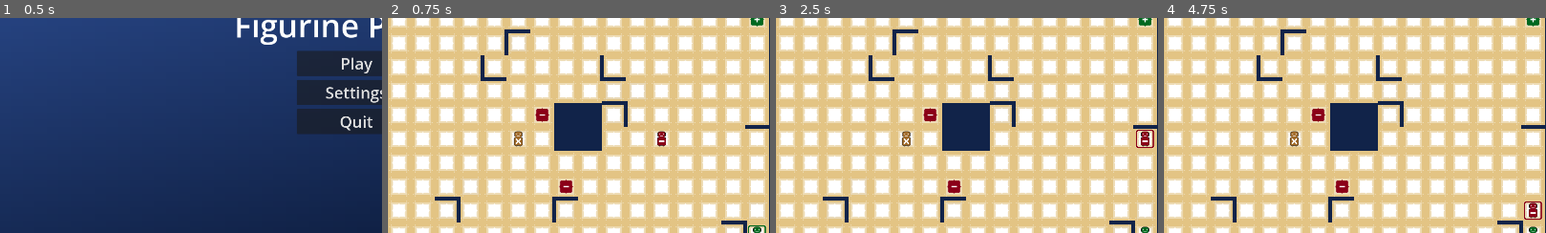
Above: before the commit, frames 1-4 (left to right).
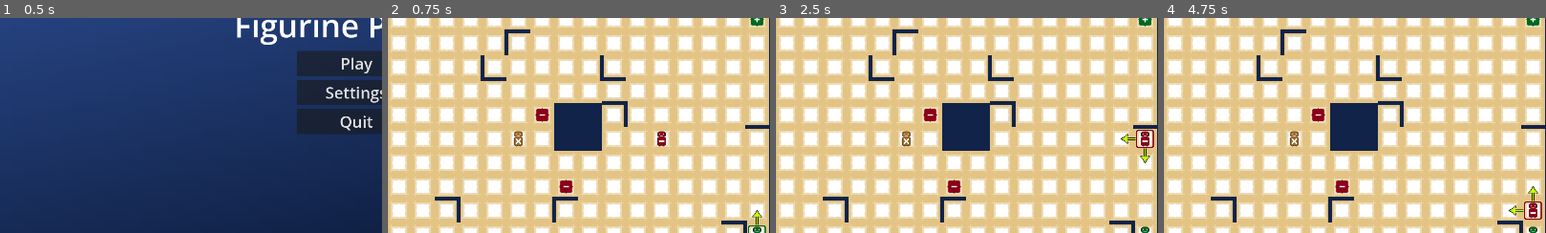
Above: after the commit, the same moments.

Repository: ftschirpke/FigurinePuzzleGame
Game: Godot game, scene res://screens/main_screen.tscn
The game is run twice, just before and just after one commit, with the same random seed, the same clock (stepped at 60 frames per second) and the same inputs.
Inputs (mouse positions are % of the whole screen's width and height, from its top left):
- Up to frame 1 (0.5 s): no input
- Up to frame 2 (0.75 s): click "Play" at 0.5 s
- Up to frame 3 (2.5 s): click (52, 71) at 1.27 s; tap Enter at 2 s; move the mouse to (72, 45) at 2.02 s; hold Right (mvright) from 2.03 s (still down); hold Tab (switch_figurine) from 2.03 s (still down)
- Up to frame 4 (4.75 s): release Right (mvright) at 2.75 s; release Tab (switch_figurine) at 2.75 s; click (49, 53) at 2.77 s; click (52, 57) at 3.52 s; tap Space at 4.25 s; move the mouse to (30, 55) at 4.27 s; hold S (mvdown) from 4.28 s (still down); tap Tab (switch_figurine) at 4.35 s
The pictures show only the part of the screen within x 3-53%, y 25-75%; the shares and areas given below are measured in that part.

Frame 1 is identical in both runs. In frame 2, less than 0.1% of the frame differs, in the area x 95-98%, y 89-97%; in frame 3, 0.2%; in frame 4, 0.2%, in the area x 90-98%, y 78-92%.
Error in both runs: Invalid type in function '_set_screen_resolution' in base 'Node (settings.gd)'. Cannot convert argument 1 from Nil to int. (res://settings.gd:81)

Commit message:
feat: clickable movement arrows

Diff:
--- a/characters/figurine.gd
+++ b/characters/figurine.gd
@@ -1,6 +1,7 @@
 extends Sprite2D
 
 @onready var speed: int = Settings.figurine_speed * 60
+@onready var movement_arrows: Control = $MovementArrows
 
 @export var id: int
 
@@ -10,6 +11,7 @@
 
 signal figurine_selected(figurine_id: int)
 signal figurine_stops_moving(figurine_id: int)
+signal movement_arrow_pressed(direction: Vector2)
 
 func _ready() -> void:
     deselect()
@@ -21,6 +23,7 @@
 func deselect() -> void:
     selected = false
     frame = id
+    movement_arrows.set_visibility()
 
 func move(to: Vector2) -> void:
     moving = true
@@ -39,3 +42,15 @@
 func _on_select_figurine_button_pressed() -> void:
     if not selected:
         emit_signal("figurine_selected", id)
+
+func _on_up_arrow_pressed() -> void:
+    emit_signal("movement_arrow_pressed", Vector2.UP)
+
+func _on_left_arrow_pressed() -> void:
+    emit_signal("movement_arrow_pressed", Vector2.LEFT)
+
+func _on_right_arrow_pressed() -> void:
+    emit_signal("movement_arrow_pressed", Vector2.RIGHT)
+
+func _on_down_arrow_pressed() -> void:
+    emit_signal("movement_arrow_pressed", Vector2.DOWN)
--- a/characters/figurine.tscn
+++ b/characters/figurine.tscn
@@ -1,7 +1,10 @@
-[gd_scene load_steps=3 format=3 uid="uid://gyxdykw1xmwu"]
+[gd_scene load_steps=6 format=3 uid="uid://gyxdykw1xmwu"]
 
 [ext_resource type="Texture2D" uid="uid://b8ct25j4r2n3j" path="res://assets/robotsv0.png" id="1_g6rkn"]
 [ext_resource type="Script" path="res://characters/figurine.gd" id="2_3ux4y"]
+[ext_resource type="Script" path="res://characters/movement_arrows.gd" id="3_gtau1"]
+[ext_resource type="Texture2D" uid="uid://b01ky8h5mbst4" path="res://assets/movement_arrow.png" id="3_ivo78"]
+[ext_resource type="Texture2D" uid="uid://hdquu2k4q5bm" path="res://assets/movement_arrow_clicked.png" id="4_0lcmn"]
 
 [node name="Figurine" type="Sprite2D"]
 texture = ExtResource("1_g6rkn")
@@ -15,4 +18,48 @@
 offset_right = 60.0
 offset_bottom = 60.0
 
+[node name="MovementArrows" type="Control" parent="."]
+layout_mode = 3
+anchors_preset = 0
+script = ExtResource("3_gtau1")
+
+[node name="UpArrow" type="TextureButton" parent="MovementArrows"]
+offset_left = 10.0
+offset_top = -32.0
+offset_right = 50.0
+offset_bottom = 8.0
+texture_normal = ExtResource("3_ivo78")
+texture_pressed = ExtResource("4_0lcmn")
+
+[node name="LeftArrow" type="TextureButton" parent="MovementArrows"]
+offset_left = -32.0
+offset_top = 50.0
+offset_right = 8.0
+offset_bottom = 90.0
+rotation = -1.5708
+texture_normal = ExtResource("3_ivo78")
+texture_pressed = ExtResource("4_0lcmn")
+
+[node name="RightArrow" type="TextureButton" parent="MovementArrows"]
+offset_left = 91.0
+offset_top = 10.0
+offset_right = 131.0
+offset_bottom = 50.0
+rotation = 1.5708
+texture_normal = ExtResource("3_ivo78")
+texture_pressed = ExtResource("4_0lcmn")
+
+[node name="DownArrow" type="TextureButton" parent="MovementArrows"]
+offset_left = 50.0
+offset_top = 92.0
+offset_right = 90.0
+offset_bottom = 132.0
+rotation = 3.14159
+texture_normal = ExtResource("3_ivo78")
+texture_pressed = ExtResource("4_0lcmn")
+
 [connection signal="pressed" from="SelectFigurineButton" to="." method="_on_select_figurine_button_pressed"]
+[connection signal="pressed" from="MovementArrows/UpArrow" to="." method="_on_up_arrow_pressed"]
+[connection signal="pressed" from="MovementArrows/LeftArrow" to="." method="_on_left_arrow_pressed"]
+[connection signal="pressed" from="MovementArrows/RightArrow" to="." method="_on_right_arrow_pressed"]
+[connection signal="pressed" from="MovementArrows/DownArrow" to="." method="_on_down_arrow_pressed"]
--- /dev/null
+++ b/characters/movement_arrows.gd
@@ -0,0 +1,13 @@
+extends Control
+
+@onready var up_arrow: TextureButton = $UpArrow
+@onready var left_arrow: TextureButton = $LeftArrow
+@onready var right_arrow: TextureButton = $RightArrow
+@onready var down_arrow: TextureButton = $DownArrow
+
+func set_visibility(up: bool = false, left: bool = false, right: bool = false, down: bool = false) -> void:
+    print("set ", up, left, right, down)
+    up_arrow.visible = up
+    left_arrow.visible = left
+    right_arrow.visible = right
+    down_arrow.visible = down
--- a/levels/level.gd
+++ b/levels/level.gd
@@ -18,14 +18,15 @@
 var moves_made: int = 0:
     set = _set_moves_made
 
-var ignore_input: bool = false
+var ignore_input: bool = false:
+    set = _set_ignore_input
 
 var will_hit_target: bool = false
 var will_hit_target_at: Vector2 = Vector2.ZERO
 
 enum Difficulty { EASY, NORMAL, HARD }
 
-enum GridPos { EMPTY, WALL, figurine }
+enum GridPos { EMPTY, WALL, FIGURINE }
 
 class Grid:
     var data: Array
@@ -118,8 +119,7 @@
         data[vec.y][vec.x] = val
 
     func requestMove(figurine_pos: Vector2, direction: Vector2) -> Vector2:
-        if getVec(figurine_pos) == GridPos.figurine:
-            #setVec(figurine_pos, GridPos.EMPTY)
+        if getVec(figurine_pos) == GridPos.FIGURINE:
             requested_movement_start = figurine_pos
 
             var is_wall_ahead
@@ -136,14 +136,13 @@
                 figurine_pos += direction
 
             requested_movement_end = figurine_pos
-            #setVec(figurine_pos, GridPos.figurine)
         return figurine_pos
 
     func movefigurine(start: Vector2, end: Vector2) -> bool:
         if start != requested_movement_start or end != requested_movement_end:
             return false
         setVec(start, GridPos.EMPTY)
-        setVec(end, GridPos.figurine)
+        setVec(end, GridPos.FIGURINE)
         return true
 
     func wallAbove(x: int, y: int) -> bool:
@@ -281,9 +280,10 @@
         new_figurine.position = Vector2(x,y) * 60
         new_figurine.figurine_selected.connect(_on_figurine_selected)
         new_figurine.figurine_stops_moving.connect(_on_figurine_stops_moving)
-        grid.setXY(x, y, GridPos.figurine)
+        grid.setXY(x, y, GridPos.FIGURINE)
     selected_figurine = figurines[0]
     selected_figurine.select()
+    turn_on_movement_arrows()
 
 func get_random_target_pos(difficulty: Difficulty) -> Vector2:
     if difficulty == Difficulty.EASY:
@@ -320,12 +320,21 @@
 func update_target_amount() -> void:
     targets_left_label.text = str(len(targets))
 
+func turn_on_movement_arrows() -> void:
+    var pos: Vector2 = selected_figurine.position / 60
+    var up: bool = not grid.wallAbove(pos.x, pos.y) and grid.getVec(pos + Vector2.UP) != GridPos.FIGURINE
+    var left: bool = not grid.wallLeft(pos.x, pos.y) and grid.getVec(pos + Vector2.LEFT) != GridPos.FIGURINE
+    var right: bool = not grid.wallRight(pos.x, pos.y) and grid.getVec(pos + Vector2.RIGHT) != GridPos.FIGURINE
+    var down: bool = not grid.wallBelow(pos.x, pos.y) and grid.getVec(pos + Vector2.DOWN) != GridPos.FIGURINE
+    selected_figurine.movement_arrows.set_visibility(up, left, right, down)
+
 func _on_figurine_selected(figurine_id: int) -> void:
     if ignore_input:
         return
     selected_figurine.deselect()
     selected_figurine = figurines[figurine_id]
     selected_figurine.select()
+    turn_on_movement_arrows()
     selected_figurine_sprite.frame = figurine_id
 
 func _on_figurine_stops_moving(figurine_id: int) -> void:
@@ -349,8 +358,8 @@
 func grid_pos_to_string(grid_pos: GridPos) -> String:
     if grid_pos == GridPos.EMPTY:
         return "EMPTY"
-    if grid_pos == GridPos.figurine:
-        return "figurine"
+    if grid_pos == GridPos.FIGURINE:
+        return "FIGURINE"
     if grid_pos == GridPos.WALL:
         return "WALL"
     return "NONE"
@@ -368,13 +377,7 @@
         var new_figurine_id: int = (selected_figurine.id + 1) % len(figurines)
         _on_figurine_selected(new_figurine_id)
 
-func _process(delta: float) -> void:
-    if ignore_input:
-        return
-    var input_vec: Vector2 = Input.get_vector("mvleft", "mvright", "mvup", "mvdown")
-    if abs(input_vec.x + input_vec.y) != 1:
-        # diagonal movement not allowed
-        return
+func move_input_pressed(input_vec: Vector2) -> void:
     var figurine_grid_pos: Vector2 = selected_figurine.position / 60
     var new_figurine_grid_pos: Vector2 = grid.requestMove(figurine_grid_pos, input_vec)
     if new_figurine_grid_pos != figurine_grid_pos:
@@ -388,3 +391,18 @@
         selected_figurine.move(new_figurine_grid_pos * 60)
         ignore_input = true
         moves_made += 1
+
+func _set_ignore_input(value: bool) -> void:
+    ignore_input = value
+    if ignore_input:
+        selected_figurine.movement_arrows.set_visibility()
+    else:
+        turn_on_movement_arrows()
+
+func _process(delta: float) -> void:
+    if ignore_input:
+        return
+    var input_vec: Vector2 = Input.get_vector("mvleft", "mvright", "mvup", "mvdown")
+    if abs(input_vec.x + input_vec.y) == 1:
+        # diagonal movement not allowed
+        move_input_pressed(input_vec)
--- a/project.godot
+++ b/project.godot
@@ -26,6 +26,7 @@
 
 window/size/viewport_width=1920
 window/size/viewport_height=1080
+window/vsync/vsync_mode=0
 window/stretch/mode="viewport"
 window/stretch/aspect="expand"
 
Binary file added: assets/movement_arrow.png
Binary file added: assets/movement_arrow_clicked.png
Not shown: 1 places in levels/Level.tscn that only renumber resources
Not shown, added: assets/movement_arrow.kra~
Not shown, added: assets/movement_arrow.png~
Not shown, added: assets/movement_arrow_clicked.png~
Not shown, added: assets/movement_arrow_v2.png~
